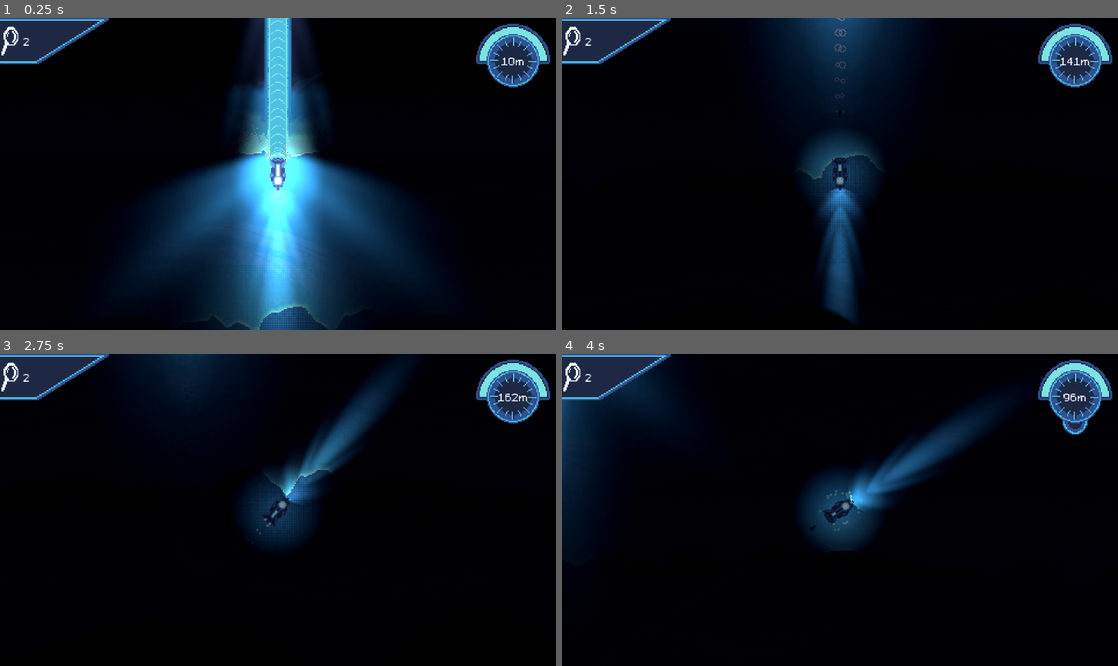
Above: before the commit, frames 1-4 (two rows, left to right).
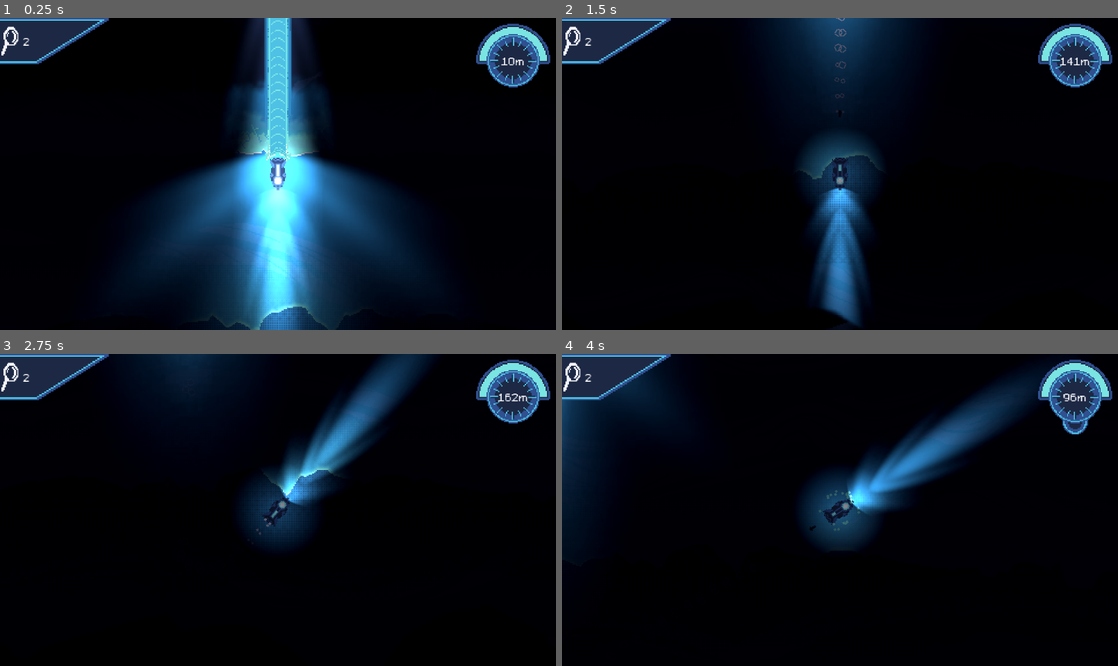
Above: after the commit, the same moments.

Repository: austingwatson/Depths
Game: Godot game, scene res://scenes/game.tscn
The game is run twice, just before and just after one commit, with the same random seed, the same clock (stepped at 60 frames per second) and the same inputs. This scene is started directly instead of the project's main scene. Sound files missing from this copy of the repository are replaced by a short silence.
Inputs (mouse positions are in pixels of both pictures, inside the frame that each line leads up to):
- Up to frame 1 (0.25 s): no input
- Up to frame 2 (1.5 s): tap Enter at 0.5 s; move the mouse to (962, 158) at 0.52 s; hold Space (thrust) 0.53-1.28 s; tap Mouse wheel down (change_weapon_down) at 0.6 s; click (962, 158) at 0.67 s; move the mouse to (728, 189) at 1.27 s; tap Mouse wheel up (change_weapon_up) at 1.35 s
- Up to frame 3 (2.75 s): move the mouse to (333, 441) at 2.02 s; hold Space (thrust) from 2.03 s (still down); hold Right mouse button (rotate) from 2.03 s (still down)
- Up to frame 4 (4 s): move the mouse to (812, 572) at 2.77 s; release Right mouse button (rotate) at 2.78 s; click (812, 572) at 2.85 s; move the mouse to (1006, 556) at 3.52 s; release Space (thrust) at 3.53 s; tap Shift (sonar) at 3.6 s

The runs differ from the first frame. In frame 1, 2.8% of the frame differs, in the area x 44-56%, y 54-100%; in frame 2, 3.2%; in frame 3, 4.7%; in frame 4, 5.3%, in the area x 51-88%, y 4-52%.

Commit message:
Added assets for alternate deep_hunter_fish and big_floater

Diff:
--- a/scenes/entity/actor/player.tscn
+++ b/scenes/entity/actor/player.tscn
@@ -196,10 +196,11 @@
 texture = ExtResource("5_f6cxi")
 
 [node name="ForwardLight" type="PointLight2D" parent="."]
-position = Vector2(93, 0)
+position = Vector2(109, 0)
 rotation = -1.5708
+energy = 1.5
 texture = ExtResource("8_8l8co")
-texture_scale = 0.5
+texture_scale = 0.6
 
 [node name="Test" type="Sprite2D" parent="ForwardLight"]
 visible = false
--- a/scenes/entity/drops/resource_pickup.tscn
+++ b/scenes/entity/drops/resource_pickup.tscn
@@ -110,12 +110,14 @@
 deceleration = 300.0
 
 [node name="AnimatedSprite2D" type="AnimatedSprite2D" parent="."]
+visibility_layer = 3
 z_index = 10
 sprite_frames = SubResource("SpriteFrames_ogvc0")
 frame_progress = 0.0687218
 
 [node name="aura" type="Sprite2D" parent="AnimatedSprite2D"]
 modulate = Color(0.993785, 0.884046, 0.633804, 1)
+visibility_layer = 3
 z_index = -1
 scale = Vector2(0.05, 0.05)
 texture = ExtResource("5_p1itl")
Binary file added: assets/textures/entity/big_floater.png
Binary file added: assets/textures/entity/big_floater_normals.png
Binary file changed: assets/textures/entity/hunter_fish.png
